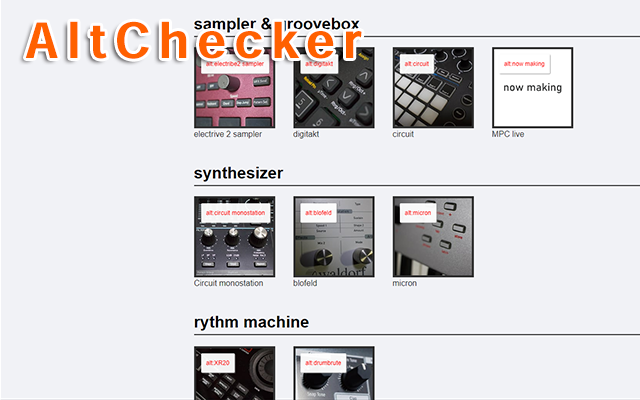
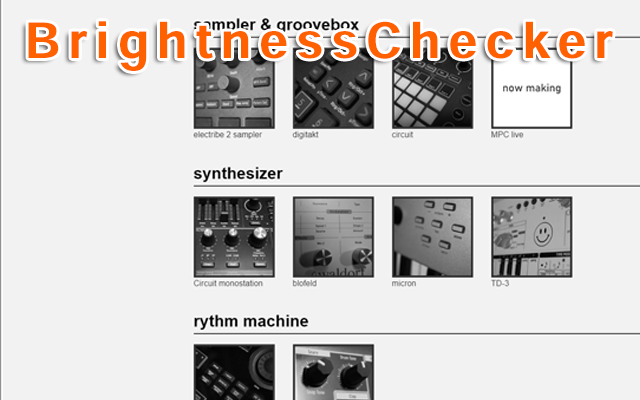
Layered file, before and after one edit (640x400). Changes by layer:
added group "brightness" (1st of 2) with 1 layers above "brightness" over (28, 21, 613, 71)
added layer "HeadChecker" (1st of 5, in "brightness") in group "brightness" over (28, 21, 613, 71)
added layer "brightness" (2nd of 2) above "alt" over (0, 0, 640, 400)
hid group "alt" (1st of 2) (1 layers) over (25, 21, 362, 59)
hid "alt" (2nd of 2) over (0, 0, 640, 400)
